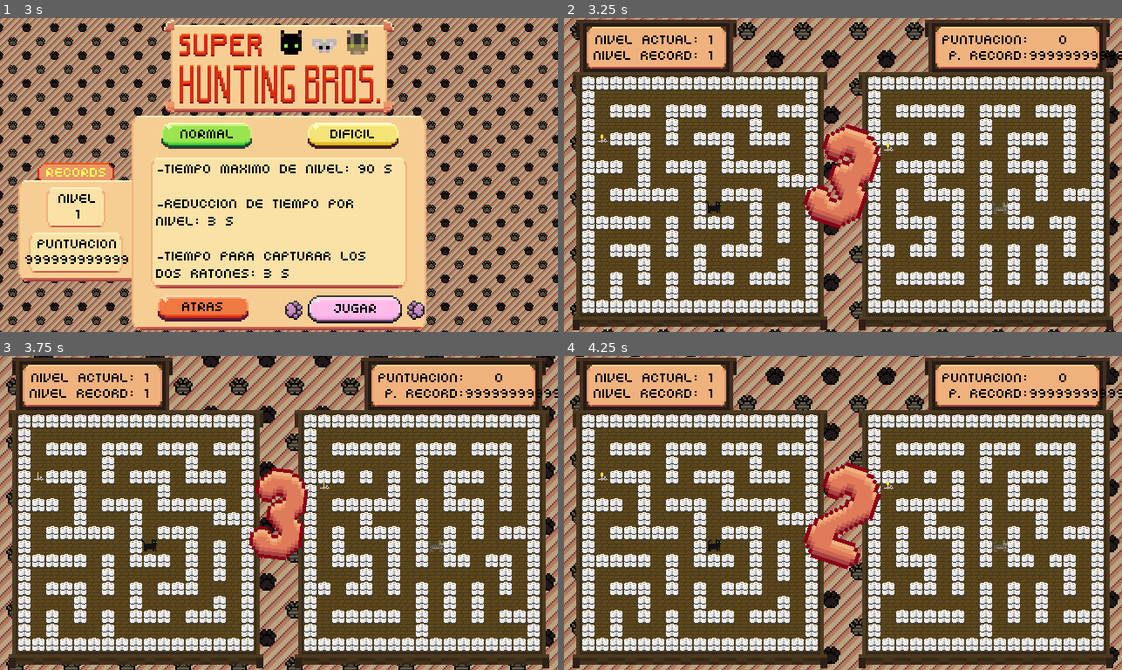
Above: before the commit, frames 1-4 (two rows, left to right).
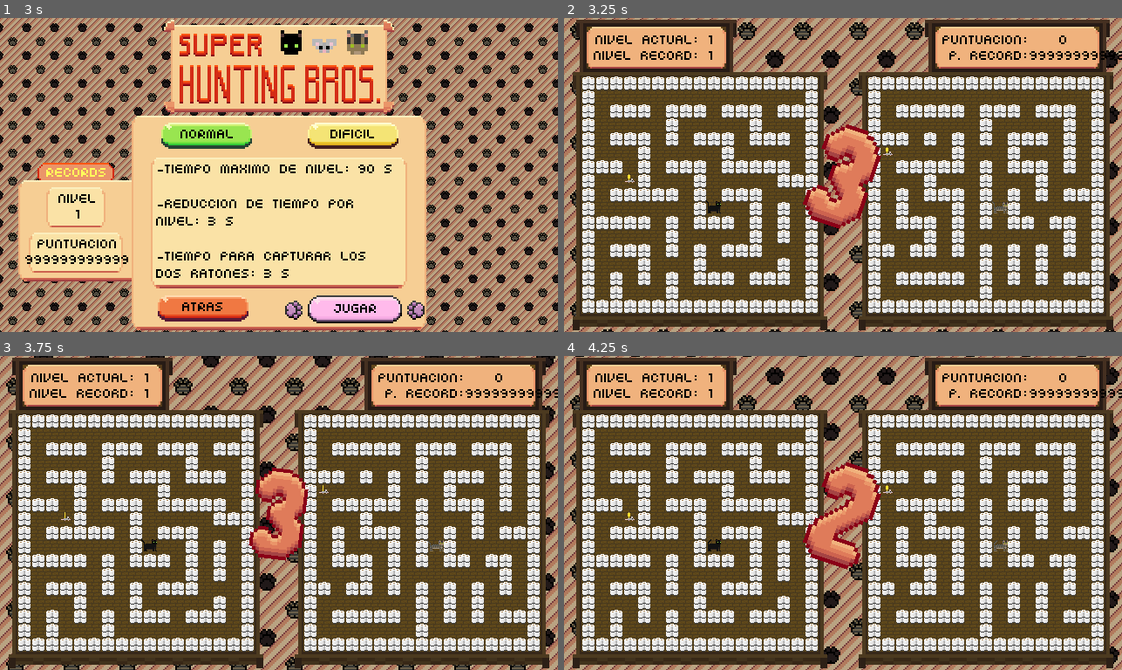
Above: after the commit, the same moments.

Repository: AbocadosProductions/SuperHuntingBrothers
Game: Godot game, scene res://Scenes/main_menu.tscn
Same seed, same stepped clock (60 frames per second), same inputs: the game is played once before the commit and once after it. The project has no main scene, so this scene is started directly.
Inputs (mouse positions are in pixels of both pictures, inside the frame that each line leads up to):
- Up to frame 1 (3 s): click (279, 140) at 0.5 s; click (206, 137) at 1.25 s; click (206, 137) at 2 s; click (357, 306) at 2.75 s
- Up to frame 2 (3.25 s): no input
- Up to frame 3 (3.75 s): tap Enter (enter) at 3.5 s; hold Right (arrow_right) from 3.53 s (still down); hold Enter (enter) from 3.53 s (still down)
- Up to frame 4 (4.25 s): keep holding Right (arrow_right); keep holding Enter (enter)

Frame 1 is identical in both runs. In frame 2, less than 0.1% of the frame differs, in the area x 6-60%, y 36-53%; in frame 3, less than 0.1%; in frame 4, less than 0.1%.

Commit message:
Updated mice position

Diff:
--- a/SuperHuntingBrothersGodot/0_Scripts/AutoLoad/constants.gd
+++ b/SuperHuntingBrothersGodot/0_Scripts/AutoLoad/constants.gd
@@ -124,15 +124,20 @@
 
 const POSITIONS_PER_LEVEL = {
 	"maze_1" = { "cat" = [Vector2(8, -9)],
-				"mouse" = [Vector2(-119, -86)]},
+				"mouse" = [Vector2(-120, -71), Vector2(-24, -135), Vector2(103, -135),
+						   Vector2(72, 87), Vector2(-25, 86), Vector2(-120, 56)]},
 	"maze_2" = { "cat" = [Vector2(8, -9)],
-				"mouse" = [Vector2(-119, -86)]},
+				"mouse" = [Vector2(-120, -72), Vector2(7, -136), Vector2(105, -104),
+						   Vector2(104, 88), Vector2(-26, 88), Vector2(-120, 25)]},
 	"maze_3" = { "cat" = [Vector2(8, -9)],
-				"mouse" = [Vector2(-119, -86)]},
+				"mouse" = [Vector2(-120, -72), Vector2(8, -104), Vector2(39, -41),
+						   Vector2(103, 71), Vector2(-25, 88), Vector2(-120, -9)]},
 	"maze_4" = { "cat" = [Vector2(8, -9)],
-				"mouse" = [Vector2(-119, -86)]},
+				"mouse" = [Vector2(-120, -105), Vector2(39, -103), Vector2(103, -24),
+						   Vector2(41, 88), Vector2(-120, 88), Vector2(-88, -40)]},
 	"maze_5" = { "cat" = [Vector2(8, -9)],
-				"mouse" = [Vector2(-119, -86)]}
+				"mouse" = [Vector2(-120, -73), Vector2(-8, -136), Vector2(104, -40),
+						   Vector2(102, 57), Vector2(-40, 56), Vector2(-120, 25)]}
 }
 # --------------------------------------------------------------------------- #
 
--- a/SuperHuntingBrothersGodot/0_Scripts/StateMachines/MouseStates/mouse_idle.gd
+++ b/SuperHuntingBrothersGodot/0_Scripts/StateMachines/MouseStates/mouse_idle.gd
@@ -1,6 +1,6 @@
 extends State
 
-const speed = 0.0
+const speed = 50.0
 const accel = 10.0
 var actual_target
 
